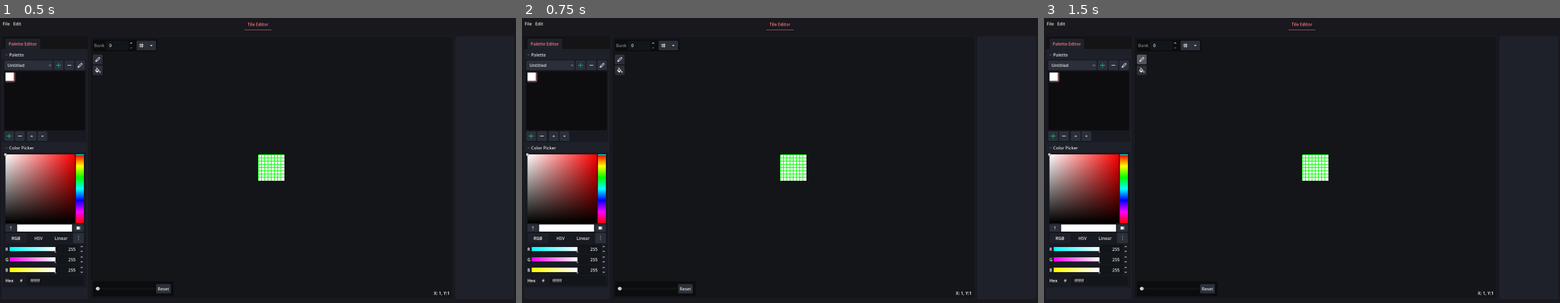
Above: before the commit, frames 1-3 (left to right).
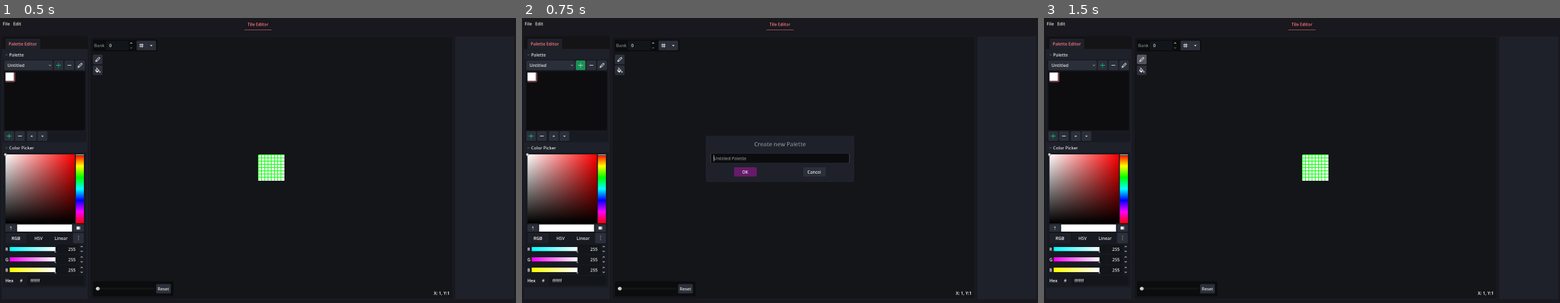
Above: after the commit, the same moments.

Repository: dmoreland117/gba-tile-edit
Game: Godot game, scene res://main.tscn
Same seed, same stepped clock (60 frames per second), same inputs: the game is played once before the commit and once after it. The engine's default icon, where the game draws it, is replaced by a stand-in: a white triangle on a blue panel in a dark square.
Inputs (mouse positions are in pixels of both pictures, inside the frame that each line leads up to):
- Up to frame 1 (0.5 s): no input
- Up to frame 2 (0.75 s): click (578, 66) at 0.5 s
- Up to frame 3 (1.5 s): click (1142, 60) at 1.25 s

Frame 1 is identical in both runs. In frame 2, 0.9% of the frame differs, in the area x 10-64%, y 14-58%; in frame 3, nothing differs.

Commit message:
implement popmanager in more places

Diff:
--- a/class/static/popup_manager.gd
+++ b/class/static/popup_manager.gd
@@ -45,6 +45,7 @@
 
 static func show_file_dialouge(mode:FileDialog.FileMode, filters:PackedStringArray = [], title:String = '') -> FileDialog:
 	var fd = FileDialog.new()
+	fd.use_native_dialog = true
 	fd.title = title
 	fd.file_mode = mode
 	fd.filters = filters
--- a/plugins/base/base_plugin.gd
+++ b/plugins/base/base_plugin.gd
@@ -85,24 +85,27 @@
 func save_proj():
 	var path
 	if Project.last_save_path.is_empty():
-		pass
-		#path = await Popups.show_save_file_popup(['*.gbproj'])
+		var fd = PopupManager.show_file_dialouge(FileDialog.FILE_MODE_SAVE_FILE, ['*.gbproj'])
+		path = await fd.file_selected
 	else:
 		path = Project.last_save_path
 
-	#Project.save(path)
 	ProjectSaver.save_project_file(path)
 
 	return true
 
 func save_proj_as():
-	#var path = await Popups.show_save_file_popup(['*.gbproj'])
-	#Project.save(path)
+	var fd = PopupManager.show_file_dialouge(FileDialog.FILE_MODE_SAVE_FILE, ['*.gbproj'])
+	var path = await fd.file_selected
+
+	ProjectSaver.save_project_file(path)
 
 	return true
 
 func load_proj():
-	#var path = await Popups.show_open_file_popup(['*.gbproj'])
-	#ProjectSaver.load_project_file(path)
+	var fd = PopupManager.show_file_dialouge(FileDialog.FILE_MODE_OPEN_FILE, ['*.gbproj'])
+	var path = await fd.file_selected
+
+	ProjectSaver.load_project_file(path)
 
 	return true
--- a/plugins/base/editor_ui/palette_editor/palette_editor.gd
+++ b/plugins/base/editor_ui/palette_editor/palette_editor.gd
@@ -177,9 +177,10 @@
 	pass
 
 func _on_add_palette_btn_pressed() -> void:
-	var name_popup = PopupManager.show_popup('base.name_rename_popup')
-	name_popup.old_name = 'Untitled Palette'
-	name_popup.message = 'Create new Palette'
+	var name_popup = PopupManager.show_popup('base.name_rename_popup', {
+		'old_name': 'Untitled Palette',
+		'message': 'Create new Palette'
+	})
 
 	var new_name = await name_popup.name_submitted
 
--- a/plugins/base/popups/name_rename_popup.gd
+++ b/plugins/base/popups/name_rename_popup.gd
@@ -48,10 +48,15 @@
 			create_tileset_btn.text = accept_text
 	)
 
+	new_name_input.grab_focus()
+
 func _on_confirm_btn_pressed() -> void:
 	name_submitted.emit(new_name_input.text)
 	hide()
 
 func _on_cancel_btn_pressed() -> void:
-	name_submitted.emit(old_name)
 	hide()
+
+func _on_new_name_input_text_submitted(new_text: String) -> void:
+	name_submitted.emit(new_text)
+	hide()
--- a/plugins/base/popups/name_rename_popup.tscn
+++ b/plugins/base/popups/name_rename_popup.tscn
@@ -1,15 +1,15 @@
 [gd_scene format=3 uid="uid://gthns815f6tg"]
 
 [ext_resource type="Script" uid="uid://bjcr427imw4tx" path="res://plugins/base/popups/name_rename_popup.gd" id="1_celq3"]
-[ext_resource type="LabelSettings" uid="uid://bdpw4s64226gw" path="res://resources/label/body.tres" id="2_tua1l"]
+[ext_resource type="LabelSettings" uid="uid://dxvhmchtcry6m" path="res://resources/label/body_lg.tres" id="2_lku41"]
 
 [node name="name_rename_popup" type="Popup" unique_id=80699553]
 oversampling_override = 1.0
 title = "Enter name"
 initial_position = 1
-size = Vector2i(700, 264)
+size = Vector2i(550, 172)
+visible = true
 force_native = true
-content_scale_factor = 2.0
 script = ExtResource("1_celq3")
 
 [node name="PanelContainer" type="PanelContainer" parent="." unique_id=1105015798]
@@ -28,24 +28,33 @@
 
 [node name="VBoxContainer" type="VBoxContainer" parent="PanelContainer/MarginContainer" unique_id=1254848874]
 layout_mode = 2
+theme_override_constants/separation = 12
+alignment = 1
 
-[node name="messagelbl" type="Label" parent="PanelContainer/MarginContainer/VBoxContainer" unique_id=667312029]
+[node name="MarginContainer" type="MarginContainer" parent="PanelContainer/MarginContainer/VBoxContainer" unique_id=1481912429]
+layout_mode = 2
+theme_override_constants/margin_bottom = 8
+
+[node name="messagelbl" type="Label" parent="PanelContainer/MarginContainer/VBoxContainer/MarginContainer" unique_id=667312029]
 unique_name_in_owner = true
 layout_mode = 2
 text = "Message"
-label_settings = ExtResource("2_tua1l")
+label_settings = ExtResource("2_lku41")
 horizontal_alignment = 1
 
 [node name="new_name_input" type="LineEdit" parent="PanelContainer/MarginContainer/VBoxContainer" unique_id=526944012]
 unique_name_in_owner = true
 layout_mode = 2
-size_flags_vertical = 6
+size_flags_vertical = 4
 
-[node name="HBoxContainer3" type="HBoxContainer" parent="PanelContainer/MarginContainer/VBoxContainer" unique_id=632631004]
+[node name="PanelContainer" type="PanelContainer" parent="PanelContainer/MarginContainer/VBoxContainer" unique_id=1343705698]
+layout_mode = 2
+
+[node name="HBoxContainer3" type="HBoxContainer" parent="PanelContainer/MarginContainer/VBoxContainer/PanelContainer" unique_id=632631004]
 layout_mode = 2
 alignment = 1
 
-[node name="confirm_btn" type="Button" parent="PanelContainer/MarginContainer/VBoxContainer/HBoxContainer3" unique_id=132554047]
+[node name="confirm_btn" type="Button" parent="PanelContainer/MarginContainer/VBoxContainer/PanelContainer/HBoxContainer3" unique_id=132554047]
 unique_name_in_owner = true
 custom_minimum_size = Vector2(84, 0)
 layout_mode = 2
@@ -53,11 +62,12 @@
 theme_type_variation = &"primary_btn"
 text = "OK"
 
-[node name="cancel_btn" type="Button" parent="PanelContainer/MarginContainer/VBoxContainer/HBoxContainer3" unique_id=1811579189]
+[node name="cancel_btn" type="Button" parent="PanelContainer/MarginContainer/VBoxContainer/PanelContainer/HBoxContainer3" unique_id=1811579189]
 custom_minimum_size = Vector2(84, 0)
 layout_mode = 2
 size_flags_horizontal = 6
 text = "Cancel"
 
-[connection signal="pressed" from="PanelContainer/MarginContainer/VBoxContainer/HBoxContainer3/confirm_btn" to="." method="_on_confirm_btn_pressed"]
-[connection signal="pressed" from="PanelContainer/MarginContainer/VBoxContainer/HBoxContainer3/cancel_btn" to="." method="_on_cancel_btn_pressed"]
+[connection signal="text_submitted" from="PanelContainer/MarginContainer/VBoxContainer/new_name_input" to="." method="_on_new_name_input_text_submitted"]
+[connection signal="pressed" from="PanelContainer/MarginContainer/VBoxContainer/PanelContainer/HBoxContainer3/confirm_btn" to="." method="_on_confirm_btn_pressed"]
+[connection signal="pressed" from="PanelContainer/MarginContainer/VBoxContainer/PanelContainer/HBoxContainer3/cancel_btn" to="." method="_on_cancel_btn_pressed"]
Not shown, changed: tst.gbproj
